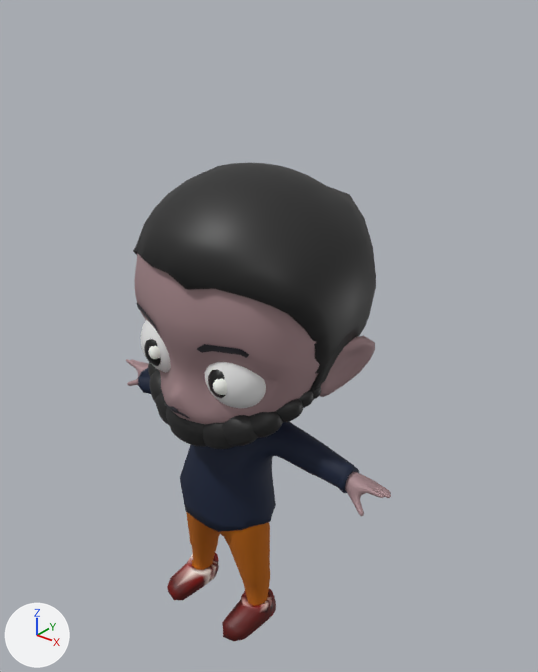
Two versions of the glTF model public/models/ZivCharacterSit.glb, one commit apart.
The view is the same before and after, from a 50 mm lens placed at (1.453, -1.724, 1.812), pointed at (0.029, 0.056, 0.708). The lights are fixed; the arrows at lower left show +X, +Y and +Z. Where no turn or scale is listed for an object, it has been applied to the vertices. Vertices at the same position are counted once.

Script lines for the objects in view, before the commit:
```python
ob_beard1 = bpy.data.objects.new('Beard1', me_sphere_012)
ob_beard1.location = (0.0, 0.0, 0.0)
ob_body = bpy.data.objects.new('Body', me_plane_005)
ob_body.location = (0.0, 0.0, 0.0)
ob_eye_l = bpy.data.objects.new('Eye.L', me_sphere_007)
ob_eye_l.location = (0.0, 0.0, 0.0)
ob_eye_r = bpy.data.objects.new('Eye.R', me_sphere_006)
ob_eye_r.location = (0.0, 0.0, 0.0)
ob_eyebrow = bpy.data.objects.new('Eyebrow', me_cylinder_001)
ob_eyebrow.location = (0.0, 0.0, 0.0)
ob_hair_base = bpy.data.objects.new('Hair Base', me_plane_006)
ob_hair_base.location = (0.0, 0.0, 0.0)
ob_hoodie = bpy.data.objects.new('Hoodie', me_plane_007)
ob_hoodie.location = (0.0, 0.0, 0.0)
ob_pants = bpy.data.objects.new('Pants', me_plane_008)
ob_pants.location = (0.0, 0.0, 0.0)
ob_shoes = bpy.data.objects.new('Shoes', me_plane_009)
ob_shoes.location = (0.0, 0.0, 0.0)
```
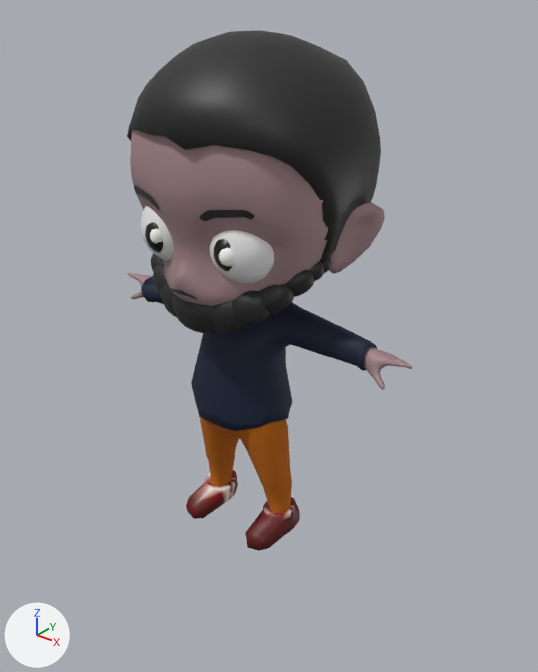
Commit message: changed last character

The change, as a list of edits to the scene's bpy script:
```text
Change me_sphere_012:
    where me_sphere_012.from_pydata(...)  # 6706 vertices, 13356 faces; spans x -0.299..0.346, y -0.376..-0.068, z 0.469..0.759
    me_sphere_012 part 1: the whole mesh is multiplied about its middle by the matrix ((0.998, -0.028, -0.056), (0.026, 0.999, -0.031), (0.057, 0.03, 0.998)), then moved by (-0.026, 0.075, 0.358)
Change me_plane_005:
    remove me_plane_005.from_pydata(...)  # 3370 vertices, 6736 faces; spans x -0.57..0.61, y -0.41..0.33, z -0.36..1.29
    add me_plane_005.from_pydata(...)  # 3370 vertices, 6736 faces; spans x -0.59..0.59, y -0.34..0.39, z 0.01..1.66
    me_plane_005 part 2: 3370 of 3370 vertices moved; they spanned x -0.57..0.61, y -0.41..0.33, z -0.36..1.29 and now span x -0.59..0.59, y -0.34..0.39, z 0.01..1.66; mean shift (-0.02, 0.08, 0.36); largest move (0.6, -0.06, 0.38) -> (0.58, 0.04, 0.78)
Change me_sphere_007:
    where me_sphere_007.from_pydata(...)  # 203 vertices, 402 faces; spans x -0.222..0.003, y -0.354..-0.13, z 0.657..0.882
    me_sphere_007 part 3: the whole mesh is multiplied about its middle by the matrix ((0.998, -0.028, -0.056), (0.026, 0.999, -0.031), (0.057, 0.03, 0.998)), then moved by (-0.034, 0.067, 0.35)
Change me_sphere_006:
    where me_sphere_006.from_pydata(...)  # 203 vertices, 402 faces; spans x 0.057..0.282, y -0.362..-0.137, z 0.641..0.866
    me_sphere_006 part 4: the whole mesh is multiplied about its middle by the matrix ((0.998, -0.028, -0.056), (0.026, 0.999, -0.031), (0.057, 0.03, 0.998)), then moved by (-0.034, 0.075, 0.365)
Change me_cylinder_001:
    where me_cylinder_001.from_pydata(...)  # 313 vertices, 620 faces; spans x 0.121..0.272, y -0.384..-0.334, z 0.85..0.89
    me_cylinder_001 part 5: the whole mesh is multiplied about its middle by the matrix ((0.998, -0.028, -0.056), (0.026, 0.999, -0.031), (0.057, 0.03, 0.998)), then moved by (-0.037, 0.072, 0.363)
Change me_plane_006:
    where me_plane_006.from_pydata(...)  # 736 vertices, 1468 faces; spans x -0.319..0.412, y -0.411..0.346, z 0.559..1.304
    me_plane_006 part 6: the whole mesh is multiplied about its middle by the matrix ((0.998, -0.028, -0.056), (0.026, 0.999, -0.031), (0.057, 0.03, 0.998)), then moved by (-0.049, 0.066, 0.364)
Change me_plane_007:
    where me_plane_007.from_pydata(...)  # 764 vertices, 1418 faces; spans x -0.435..0.476, y -0.272..-0.004, z 0.067..0.544
    me_plane_007 part 7: the whole mesh is multiplied about its middle by the matrix ((0.998, -0.028, -0.056), (0.026, 0.999, -0.031), (0.057, 0.03, 0.998)), then moved by (-0.011, 0.085, 0.361)
Change me_plane_008:
    where me_plane_008.from_pydata(...)  # 1224 vertices, 2444 faces; spans x -0.217..0.17, y -0.265..-0.033, z -0.366..0.243
    me_plane_008 part 8: the whole mesh is multiplied about its middle by the matrix ((0.998, -0.028, -0.056), (0.026, 0.999, -0.031), (0.057, 0.03, 0.998)), then moved by (0.01, 0.095, 0.359)
Change me_sphere_008:
    where me_sphere_008.from_pydata(...)  # 203 vertices, 402 faces; spans x 0.115..0.224, y -0.374..-0.222, z 0.687..0.818
    me_sphere_008 part 9: the whole mesh is multiplied about its middle by the matrix ((0.998, -0.028, -0.056), (0.026, 0.999, -0.031), (0.057, 0.03, 0.998)), then moved by (-0.032, 0.075, 0.364)
Change me_sphere_009:
    where me_sphere_009.from_pydata(...)  # 203 vertices, 402 faces; spans x -0.163..-0.051, y -0.366..-0.206, z 0.695..0.833
    me_sphere_009 part 10: the whole mesh is multiplied about its middle by the matrix ((0.998, -0.028, -0.056), (0.026, 0.999, -0.031), (0.057, 0.03, 0.998)), then moved by (-0.033, 0.067, 0.349)
Change me_sphere_010:
    where me_sphere_010.from_pydata(...)  # 203 vertices, 402 faces; spans x 0.1481..0.2121, y -0.3772..-0.2876, z 0.7144..0.7915
    me_sphere_010 part 11: the whole mesh is multiplied about its middle by the matrix ((0.998, -0.028, -0.056), (0.026, 0.999, -0.031), (0.057, 0.03, 0.998)), then moved by (-0.0312, 0.0751, 0.3636)
Change me_sphere_011:
    where me_sphere_011.from_pydata(...)  # 203 vertices, 402 faces; spans x -0.1295..-0.0655, y -0.3665..-0.2769, z 0.73..0.8071
    me_sphere_011 part 12: the whole mesh is multiplied about its middle by the matrix ((0.998, -0.028, -0.056), (0.026, 0.999, -0.031), (0.057, 0.03, 0.998)), then moved by (-0.0319, 0.0673, 0.348)
Change me_plane_009:
    where me_plane_009.from_pydata(...)  # 496 vertices, 984 faces; spans x -0.24..0.183, y -0.295..-0.048, z -0.379..-0.259
    me_plane_009 part 13: the whole mesh is multiplied about its middle by the matrix ((0.998, -0.028, -0.056), (0.026, 0.999, -0.031), (0.057, 0.03, 0.998)), then moved by (0.025, 0.103, 0.359)
```

What differs and where, as boxes (x1, y1, x2, y2) in the pictures (538 x 672 px; the box of a moved part takes in the faces that stretch with it):
'Hair Base', reshaped: before (133, 163, 376, 392); after (127, 30, 381, 263)
'Body', reshaped: before (126, 254, 391, 516); after (127, 129, 412, 390)
'Hoodie', reshaped (7% wider): before (138, 368, 359, 532); after (141, 276, 377, 431)
'Beard1', reshaped (7% shorter): before (148, 362, 321, 449); after (151, 253, 332, 334)
'Pants', reshaped (9% wider): before (186, 512, 270, 606); after (200, 417, 292, 514)
'Shoes', reshaped (8% shorter): before (167, 553, 276, 641); after (186, 470, 300, 551)
'Eye.L', reshaped (6% wider): before (140, 320, 171, 373); after (141, 206, 174, 261)
'Pupil.R.001', reshaped (14% taller): before (144, 339, 161, 366); after (145, 222, 163, 253)
'Pupil.R.003', reshaped: before (148, 346, 160, 359); after (150, 228, 162, 244)
part 4 of me_sphere_006, moved or reshaped: before (205, 362, 266, 408); after (209, 230, 274, 283)
part 5 of me_cylinder_001, moved or reshaped: before (197, 344, 249, 358); after (200, 210, 255, 221)
part 9 of me_sphere_008, moved or reshaped: before (208, 369, 225, 398); after (214, 239, 232, 271)
part 11 of me_sphere_010, moved or reshaped: before (213, 378, 227, 395); after (219, 247, 234, 266)
